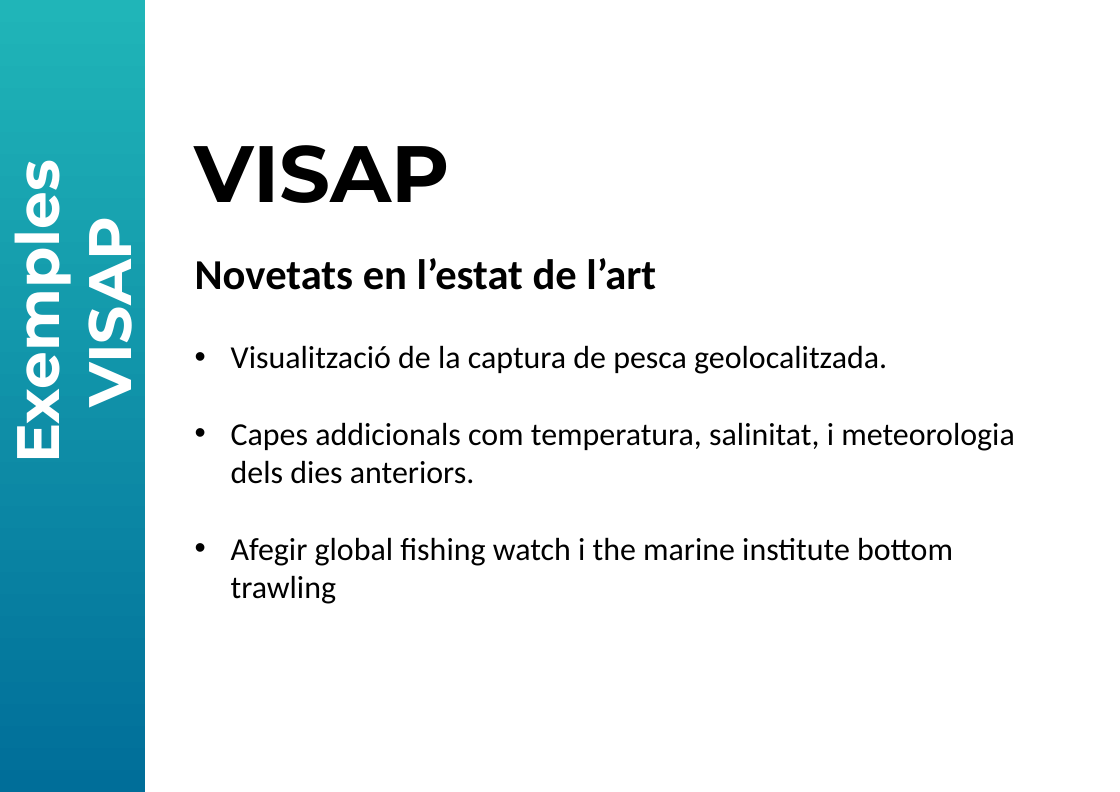
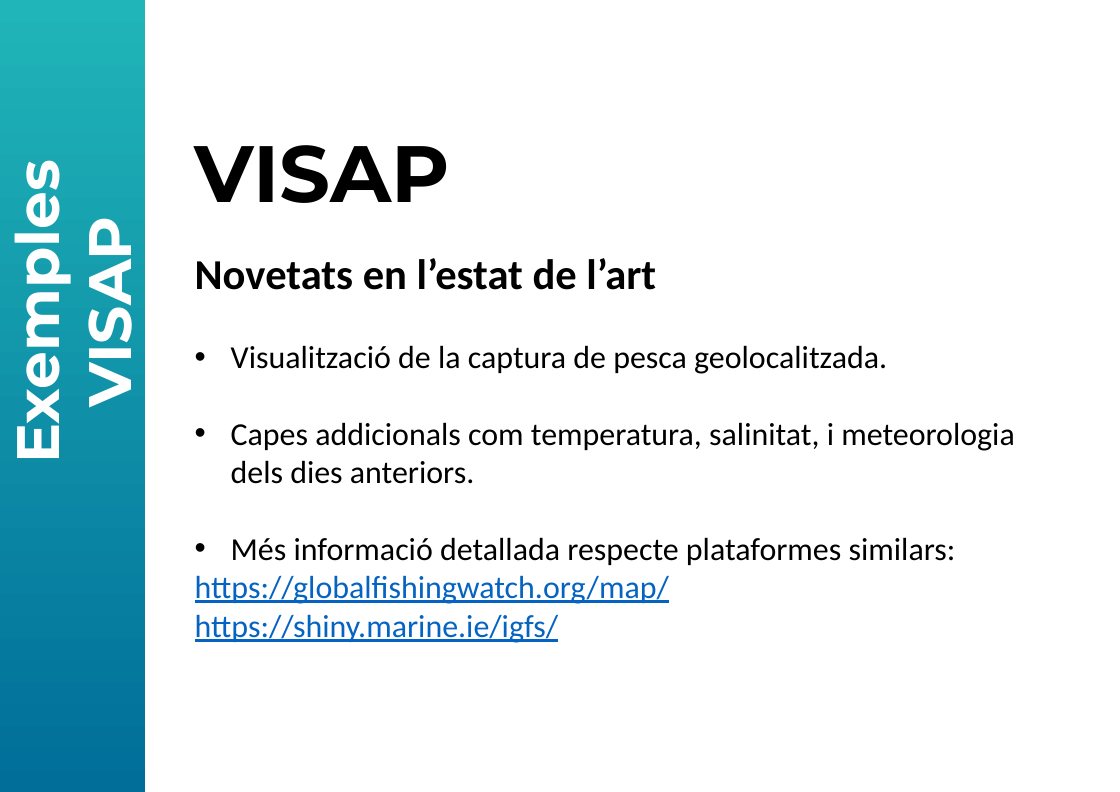
Before and after one commit to BlueNetCat/Presentacions, a slide deck: slide 9 of PresentacioJornadaICM14Juny2022.pptx. Drawn at 1120x792 pixels with LibreOffice and Linux fonts; fonts in the diff are those of the drawing; background and template pictures are left out. Boxes give left, top, right and bottom in pixels: in the first picture for what was removed or moved away, otherwise in the second. Text is boxed around its words. In the diff, an @@ line names an element or a change of style, - is before the commit and + after.

```diff
--- a/PresentacioJornadaICM14Juny2022.pptx
+++ b/PresentacioJornadaICM14Juny2022.pptx
@@ text at (195, 537, 956, 643): text changed; text colour #000000 to #0563C1 @@
-• Afegir global fishing watch i the marine institute bottom trawling
+• Més informació detallada respecte plataformes similars:
+https://globalfishingwatch.org/map/
+https://shiny.marine.ie/igfs/
```
Also in this commit, not shown: 1 other slide changed.
